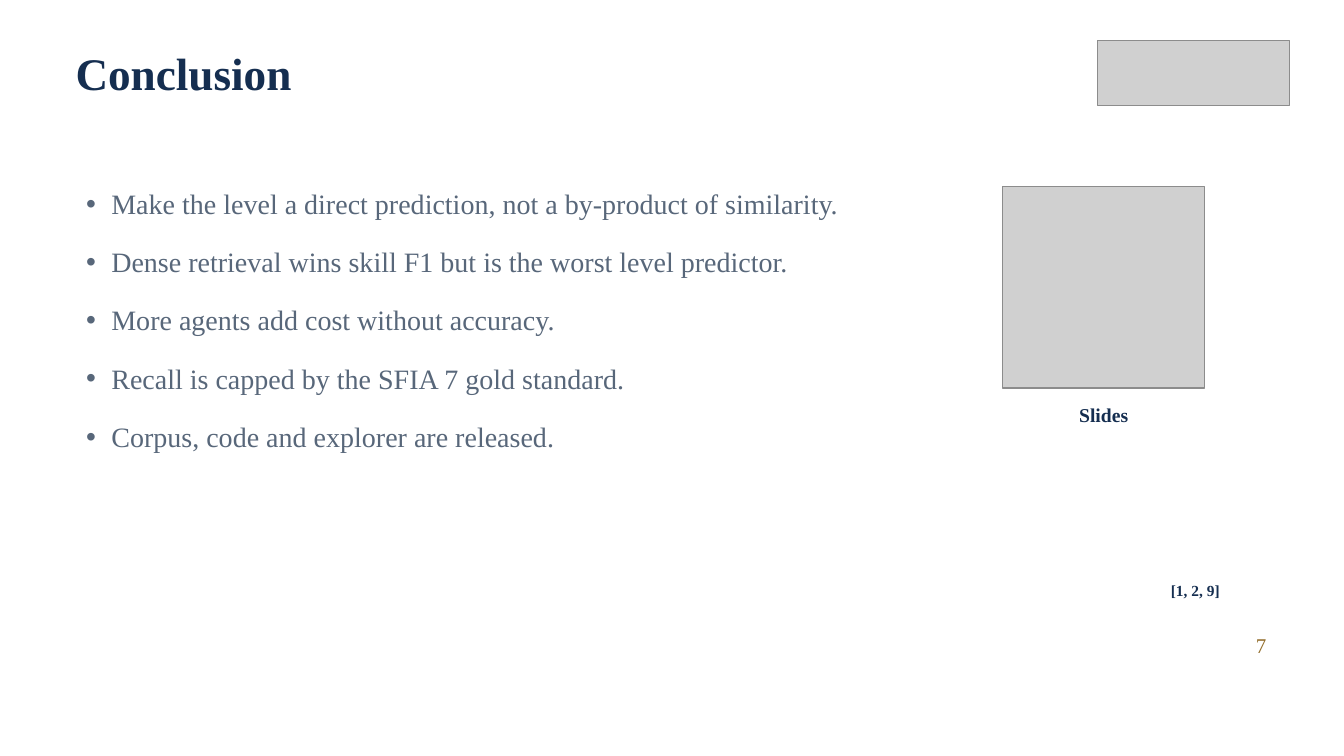
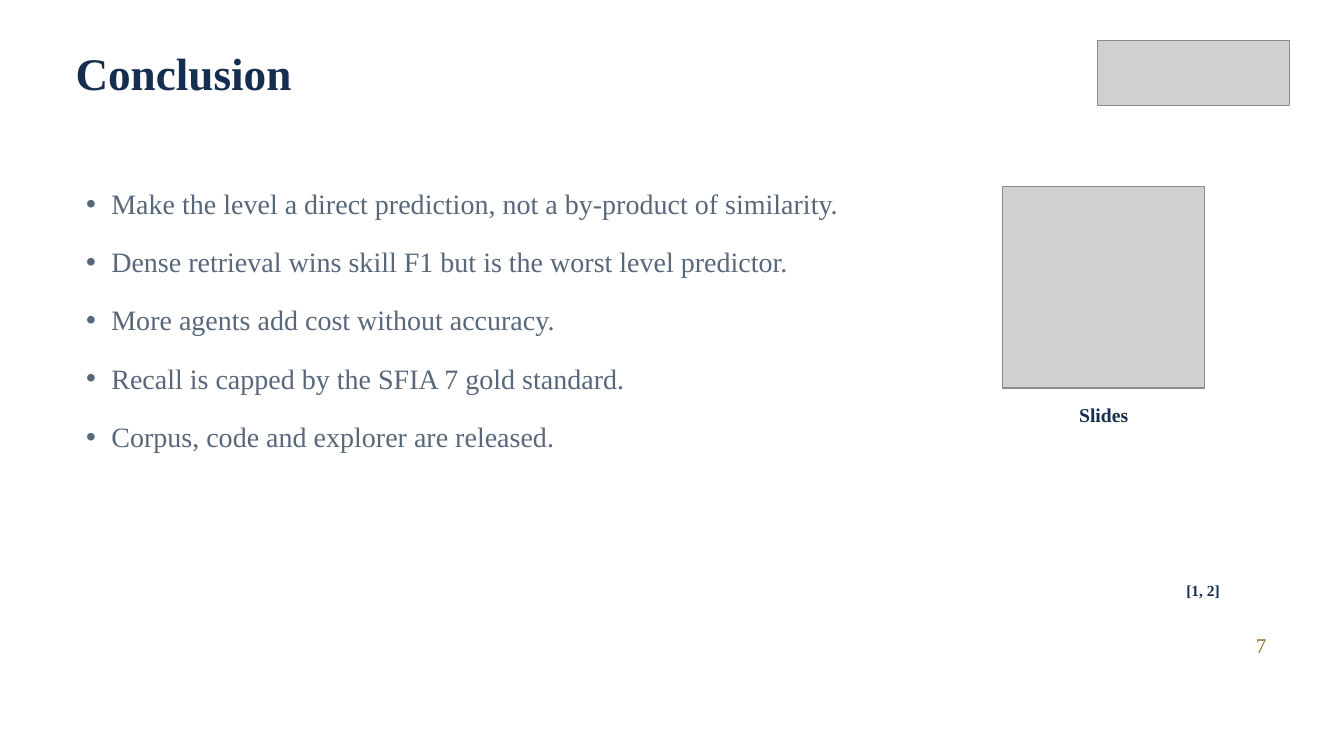
Before and after one commit to prdai/sfia-structured-skill-extraction, a slide deck: slide 7 of talk/deck/ICAC2026_564.pptx. Drawn at 1344x756 pixels with LibreOffice and Linux fonts; fonts in the diff are those of the drawing; grey boxes stand for pictures; background and template pictures are left out. Boxes give left, top, right and bottom in pixels: in the first picture for what was removed or moved away, otherwise in the second. Text is boxed around its words. In the diff, an @@ line names an element or a change of style, - is before the commit and + after.

```diff
--- a/talk/deck/ICAC2026_564.pptx
+++ b/talk/deck/ICAC2026_564.pptx
@@ text at [1186, 585, 1220, 599]: text changed @@
-[1, 2, 9]
+[1, 2]
```
Also in this commit, not shown: 3 other slides changed, 2 other files.
